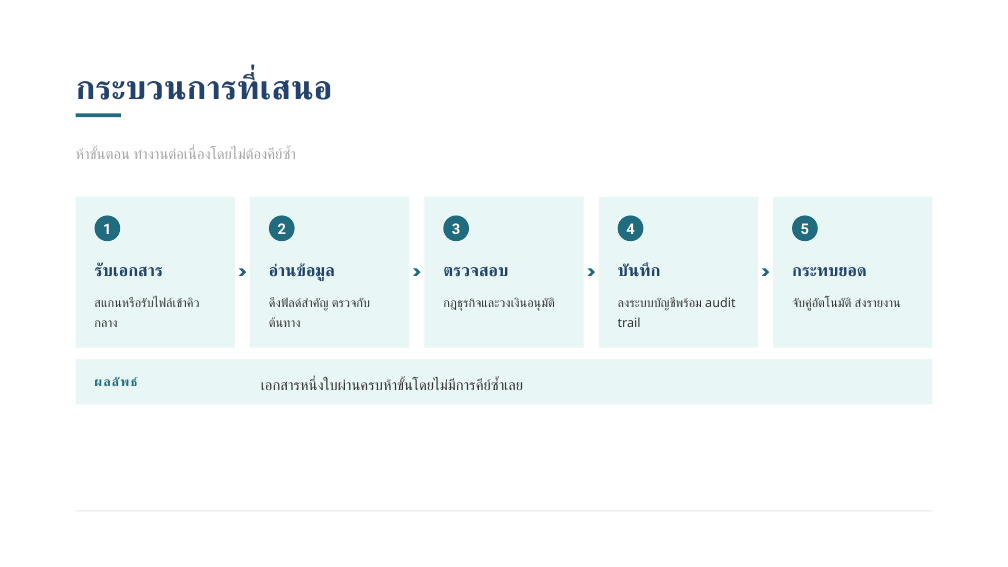
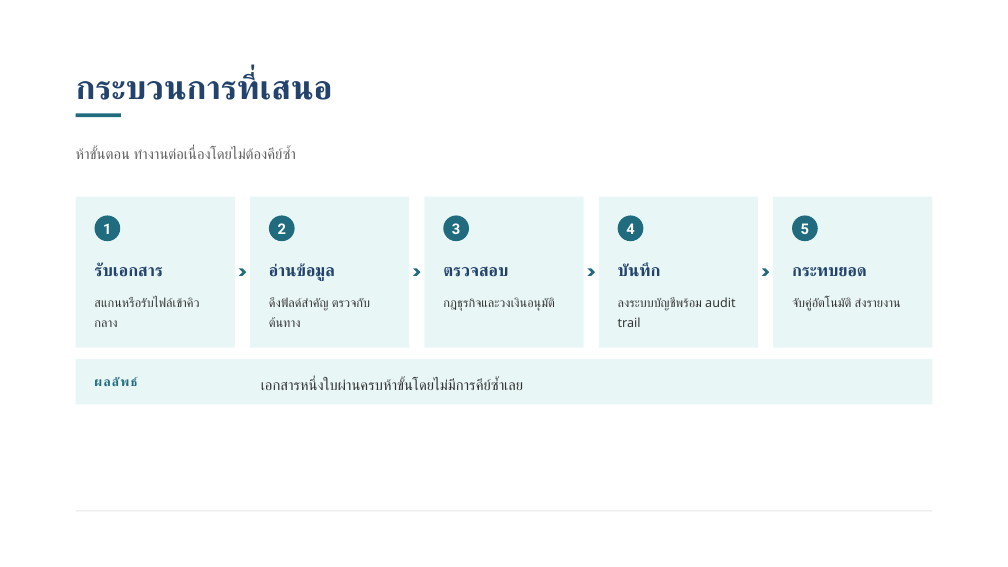
Before and after one commit to rofthanakrit-maker/nct-design-system, a slide deck: slide 12 of NCT-Slide-Template-Demo.pptx. Drawn at 1008x567 pixels with LibreOffice and Linux fonts; fonts in the diff are those of the drawing; background and template pictures are left out. Boxes give left, top, right and bottom in pixels: in the first picture for what was removed or moved away, otherwise in the second. Text is boxed around its words. In the diff, an @@ line names an element or a change of style, - is before the commit and + after.

```diff
--- a/NCT-Slide-Template-Demo.pptx
+++ b/NCT-Slide-Template-Demo.pptx
@@ text "ห้าขั้นตอน ทำงานต่อเนื่องโดยไม่ต้องคีย์ซ้ำ" at [76, 148, 296, 159]: text colour #A4A4A4 to #5F5F5F @@
```
Also in this commit, not shown: 11 other slides changed, 15 other files.
